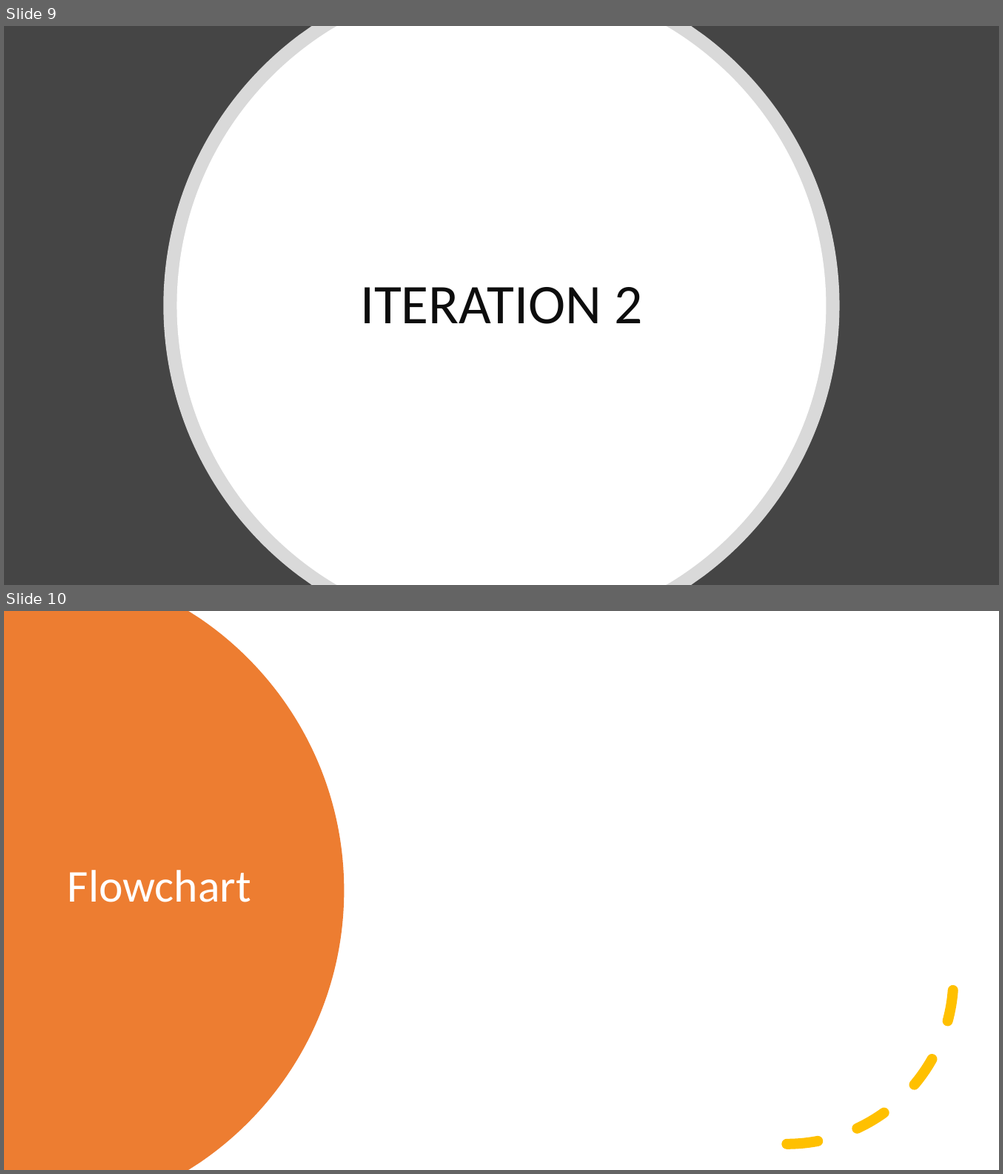
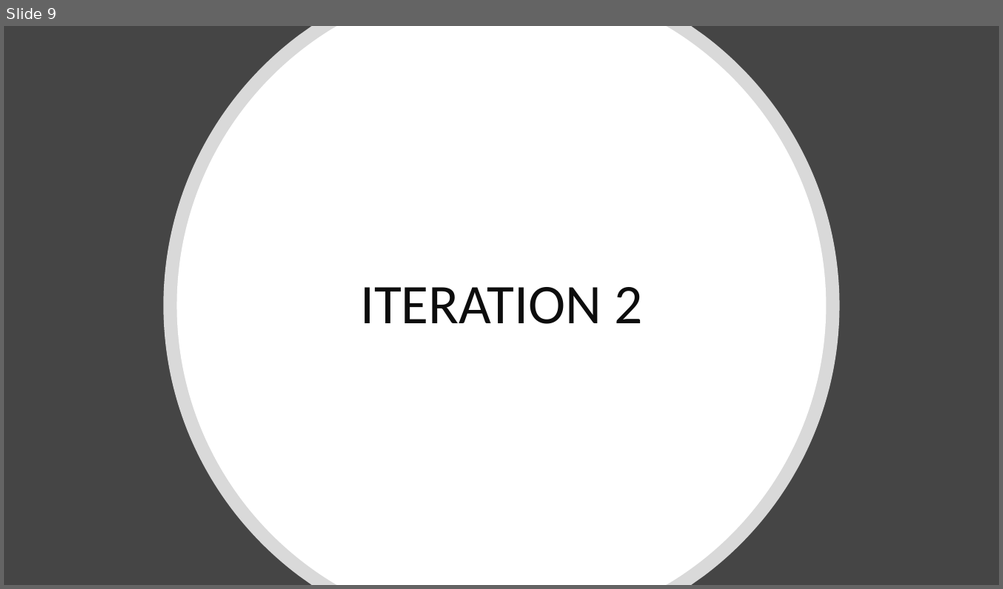
Before and after one commit to Max-Hitchings/Bright-Sparks-School-System, a slide deck: Bright Sparks Documentation.pptx. Shown one above the other, each under a label of ours: slides 9 and 10 before the commit, slide 9 after it. The pictures are 1003x1174 and 1003x589 pixels, drawn with LibreOffice and Linux fonts; fonts in the diff are those of the drawing. Boxes give left, top, right and bottom in pixels: in the first picture for what was removed or moved away, otherwise in the second. Text is boxed around its words. In the diff, an @@ line names an element or a change of style, - is before the commit and + after.

```diff
--- a/Bright Sparks Documentation.pptx
+++ b/Bright Sparks Documentation.pptx
@@ slide 10 removed at box(4, 611, 999, 1170), background #FFFFFF @@
@@ freeform shape removed at box(4, 611, 344, 1170) @@
@@ arc (boxed as its full ellipse) removed at box(620, 812, 954, 1145) @@
@@ title removed at box(68, 870, 251, 903) @@
-Flowchart
```
Also in this commit, not shown: 1 slide changed, 4 slides added.
